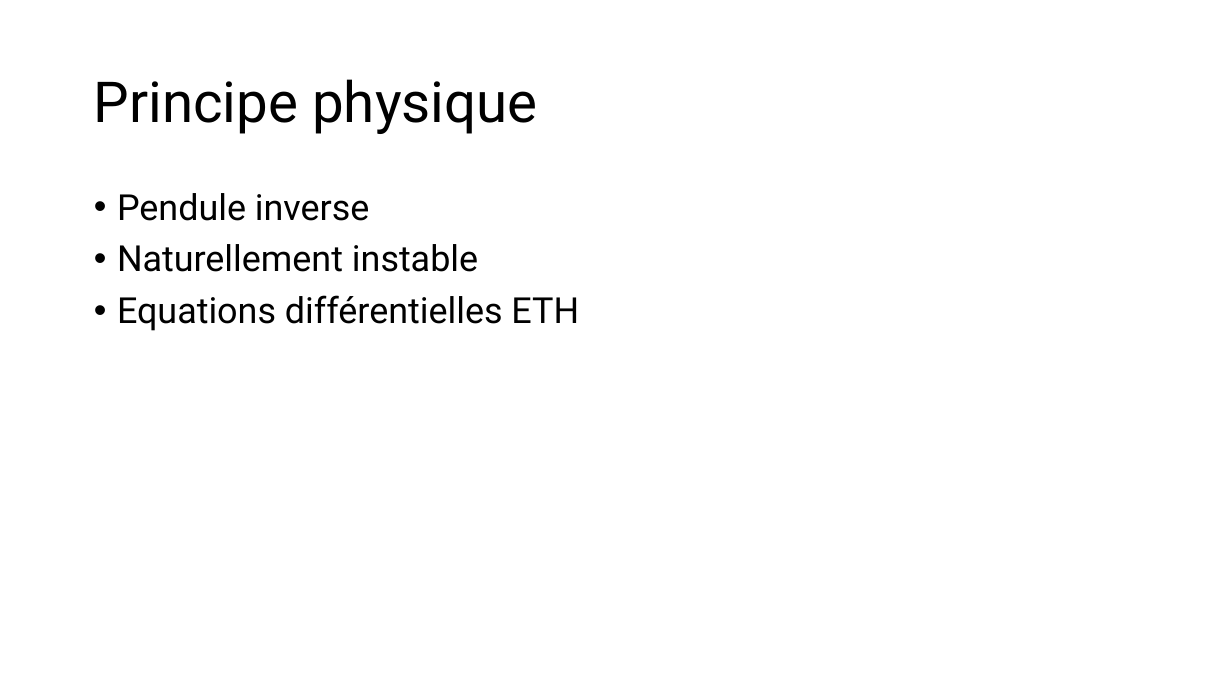
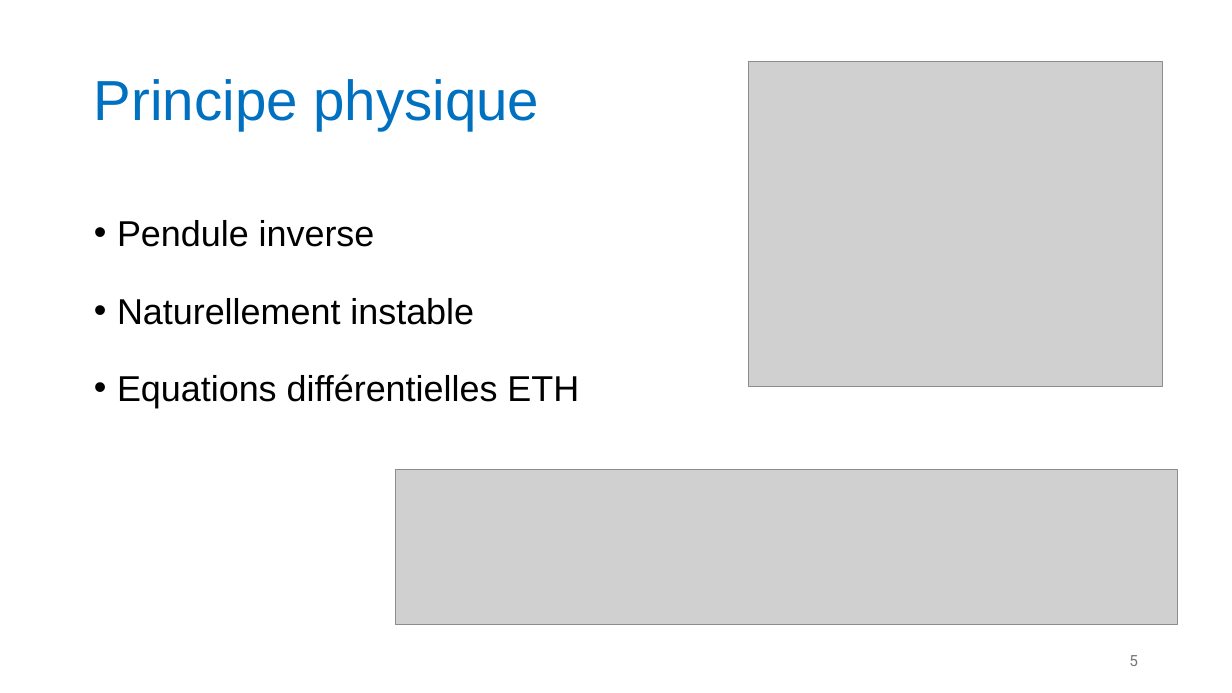
Before and after one commit to Ding-Jeremy/Self-Balancing-Bot, a slide deck: slide 5 of A_Documentation/Defense.pptx (slide 4 before the commit). Drawn at 1232x693 pixels with LibreOffice and Linux fonts; fonts in the diff are those of the drawing; grey boxes stand for pictures. Boxes give left, top, right and bottom in pixels: in the first picture for what was removed or moved away, otherwise in the second. Text is boxed around its words. In the diff, an @@ line names an element or a change of style, - is before the commit and + after.

```diff
--- a/A_Documentation/Defense.pptx
+++ b/A_Documentation/Defense.pptx
@@ title "Principe physique" at [94, 79, 539, 130]: font Roboto to Arial, text colour #000000 to #0070C0 @@
@@ picture added at [749, 61, 1163, 386] @@
@@ text "Pendule inverse" at [117, 220, 579, 408]: font Roboto to Arial; line spacing 0.9 to 1.5 @@
@@ picture added at [396, 470, 1177, 625] @@
@@ page number added at [1129, 655, 1138, 666], 12 pt, text #797979 @@
+5
```
Also in this commit, not shown: 4 other slides changed, 24 slides added, 14 other files.
